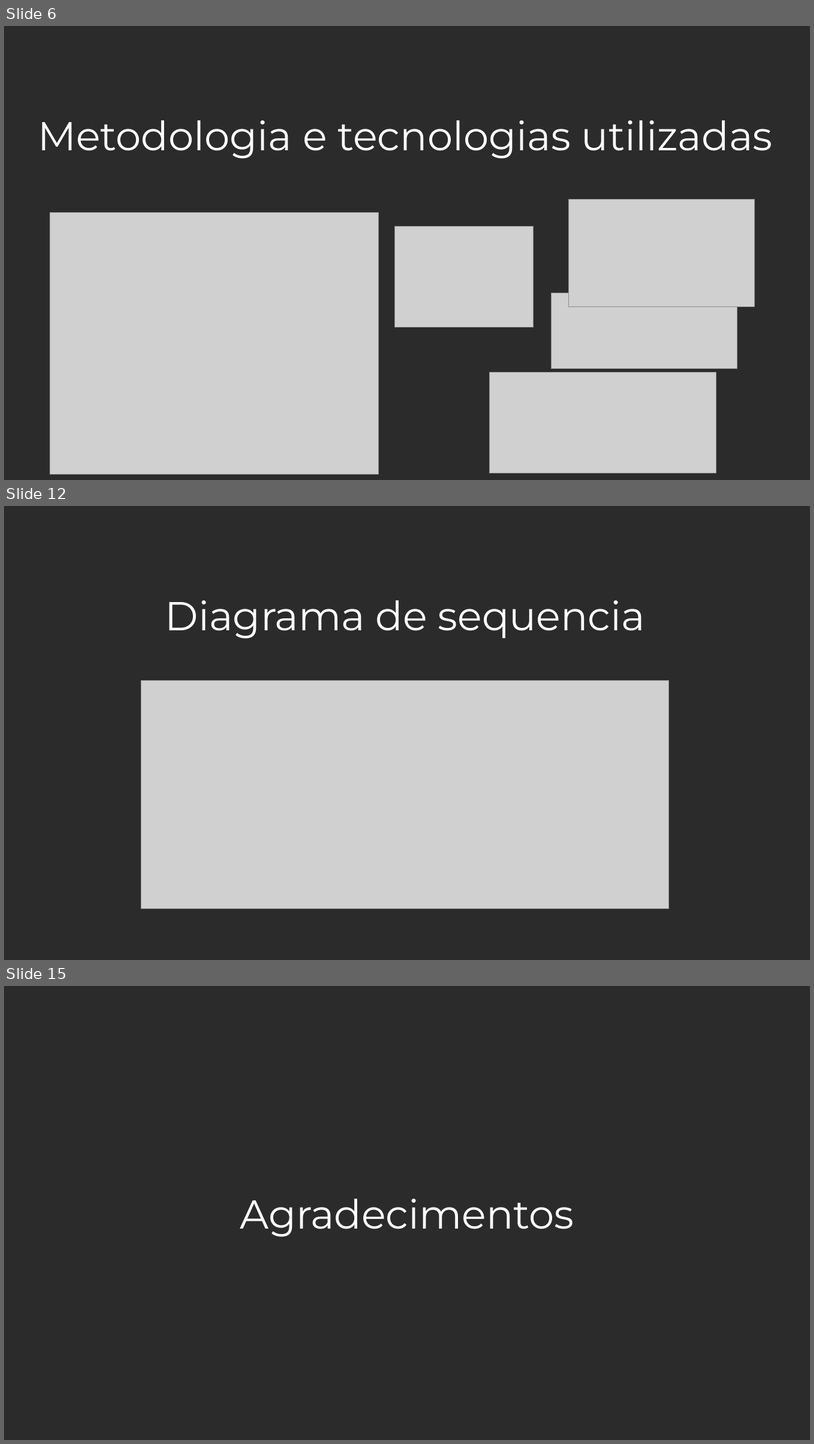
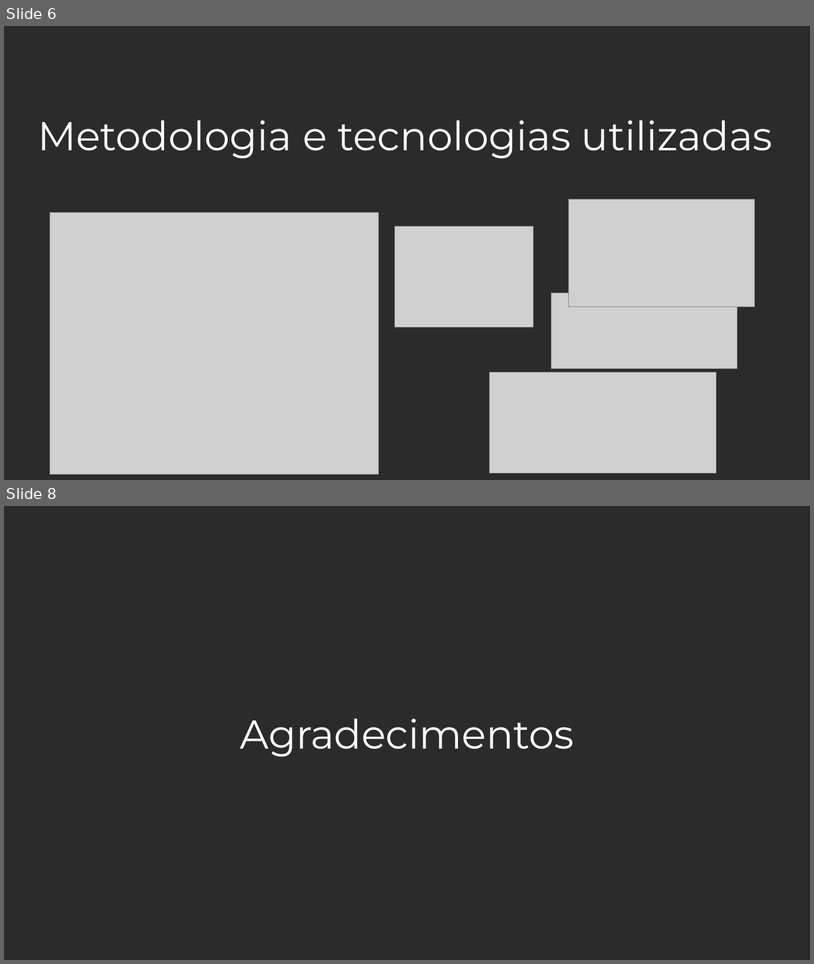
Before and after one commit to andreneves/PF, a slide deck: modelo-apresentacao-CSI-PF.pptx. Shown one above the other, each under a label of ours: slides 6, 12 and 15 before the commit, slides 6 and 8 after it; the slides between them are not shown. The pictures are 814x1444 and 814x964 pixels, drawn with LibreOffice and Linux fonts; fonts in the diff are those of the drawing; grey boxes stand for pictures; background and template pictures are left out; a plain dark background stands for a picture behind light text. Boxes give left, top, right and bottom in pixels: in the first picture for what was removed or moved away, otherwise in the second. Text is boxed around its words. In the diff, an @@ line names an element or a change of style, - is before the commit and + after.

```diff
--- a/modelo-apresentacao-CSI-PF.pptx
+++ b/modelo-apresentacao-CSI-PF.pptx
@@ slide 12 removed at <box>4,506,810,960</box>, background picture (left out) @@
@@ text removed at <box>165,600,645,639</box> @@
-Diagrama de sequencia
@@ picture removed at <box>141,680,669,908</box> @@
@@ what was slide 15 is now slide 8 @@
```
Also in this commit, not shown: 1 slide changed, 6 other slides removed.
